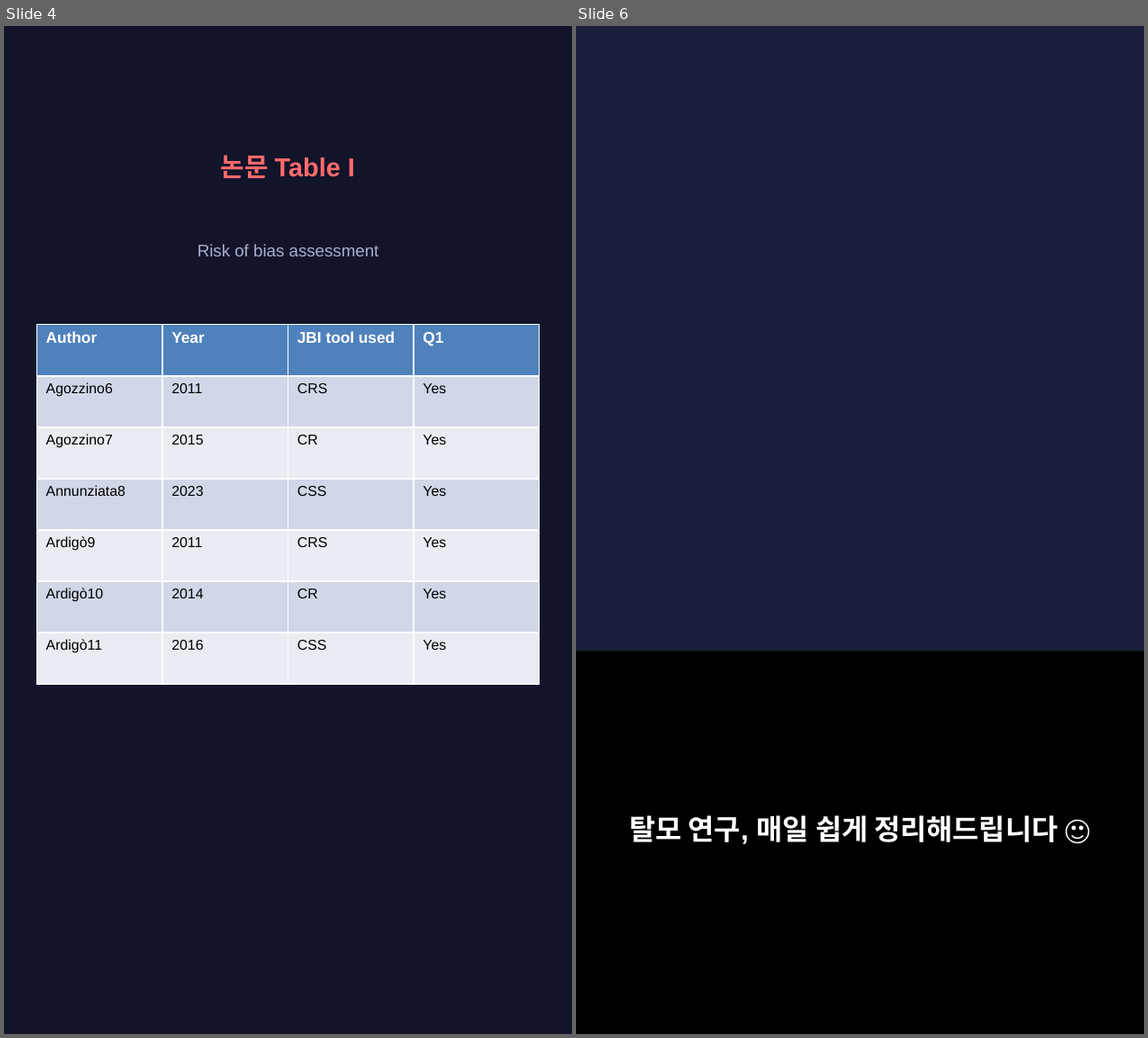
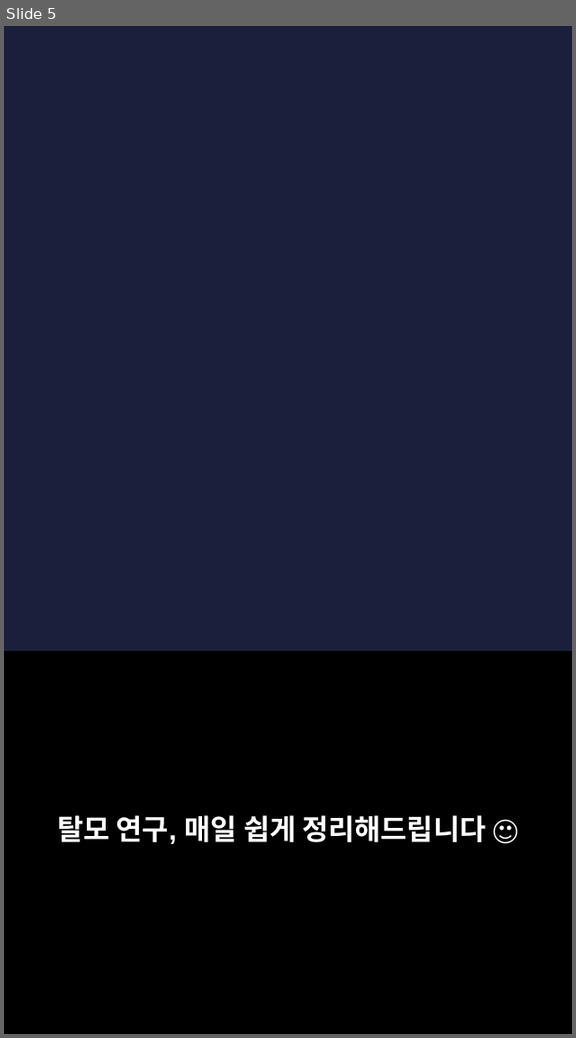
Before and after one commit to hyokang2010-BJ-ANTH/product-builder-test, a slide deck: pwa/data/latest/slides.pptx. Shown side by side, each under a label of ours: slides 4 and 6 before the commit, slide 5 after it; the slides between them are not shown. The pictures are 1148x1038 and 576x1038 pixels, drawn with LibreOffice and Linux fonts; fonts in the diff are those of the drawing; background and template pictures are left out. Boxes give left, top, right and bottom in pixels: in the first picture for what was removed or moved away, otherwise in the second. Text is boxed around its words. In the diff, an @@ line names an element or a change of style, - is before the commit and + after.

```diff
--- a/pwa/data/latest/slides.pptx
+++ b/pwa/data/latest/slides.pptx
@@ slide 4 removed at (4, 26, 572, 1034), background #12142A @@
@@ text removed at (221, 155, 355, 178) @@
-논문 Table I
@@ text removed at (198, 244, 379, 256) @@
-Risk of bias assessment
@@ table removed at (36, 325, 538, 685), 7 rows, 4 columns @@
-Author | Year | JBI tool used | Q1
-Agozzino6 | 2011 | CRS | Yes
-Agozzino7 | 2015 | CR | Yes
-Annunziata8 | 2023 | CSS | Yes
-Ardigò9 | 2011 | CRS | Yes
-Ardigò10 | 2014 | CR | Yes
-Ardigò11 | 2016 | CSS | Yes
@@ what was slide 6 is now slide 5 @@
```
Also in this commit, not shown: 2 slides changed, 5 slides added, 6 other slides removed, 27 other files.
